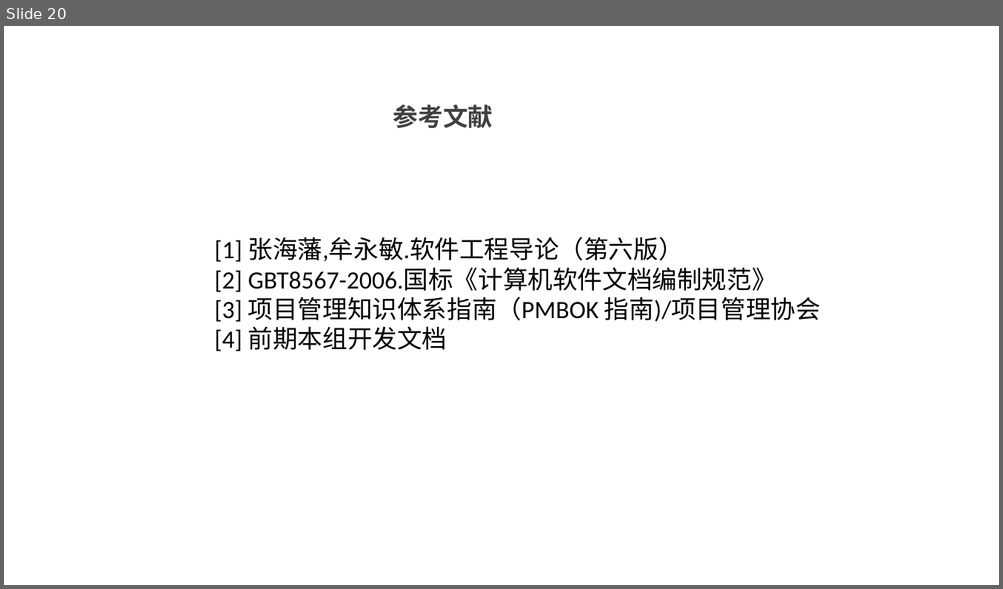
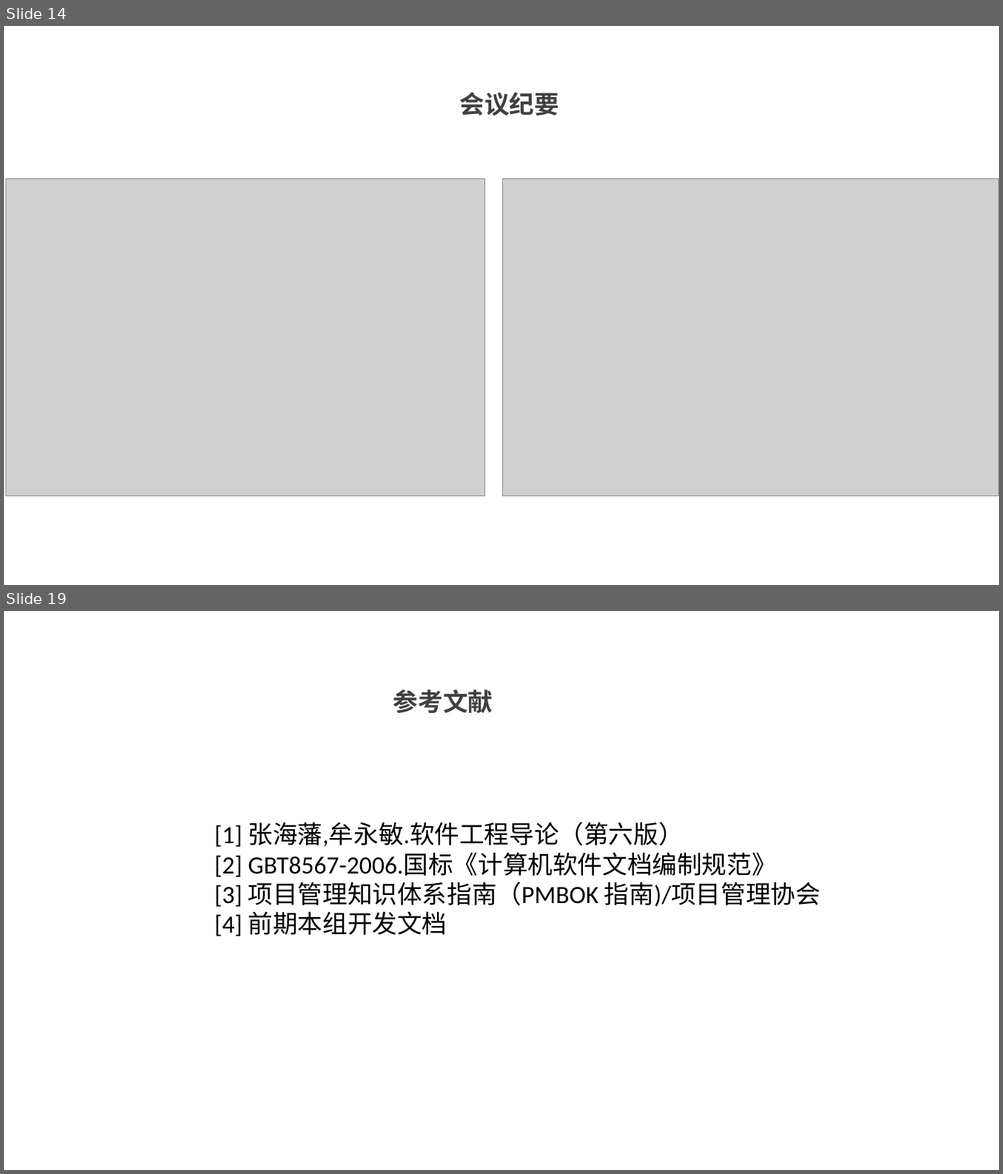
Before and after one commit to wo-ay/G10, a slide deck: 项目文档/文档与ppt/G10SRS评审PPT.pptx. Shown one above the other, each under a label of ours: slide 20 before the commit, slides 14 and 19 after it; the slides between them are not shown. The pictures are 1003x589 and 1003x1174 pixels, drawn with LibreOffice and Linux fonts; fonts in the diff are those of the drawing; grey boxes stand for pictures; background and template pictures are left out. Boxes give left, top, right and bottom in pixels: in the first picture for what was removed or moved away, otherwise in the second. Text is boxed around its words. In the diff, an @@ line names an element or a change of style, - is before the commit and + after.

```diff
--- a/项目文档/文档与ppt/G10SRS评审PPT.pptx
+++ b/项目文档/文档与ppt/G10SRS评审PPT.pptx
@@ slide 14 added at bbox=[4, 26, 999, 585], background picture (left out) @@
@@ text added at bbox=[459, 92, 558, 116], 24 pt, text #404040, bold @@
+会议纪要
@@ picture added at bbox=[5, 179, 484, 497] @@
@@ picture added at bbox=[504, 179, 999, 497] @@
@@ what was slide 20 is now slide 19 @@
```
Also in this commit, not shown: 5 slides changed, 3 other slides added, 5 slides removed, 1 other file.
